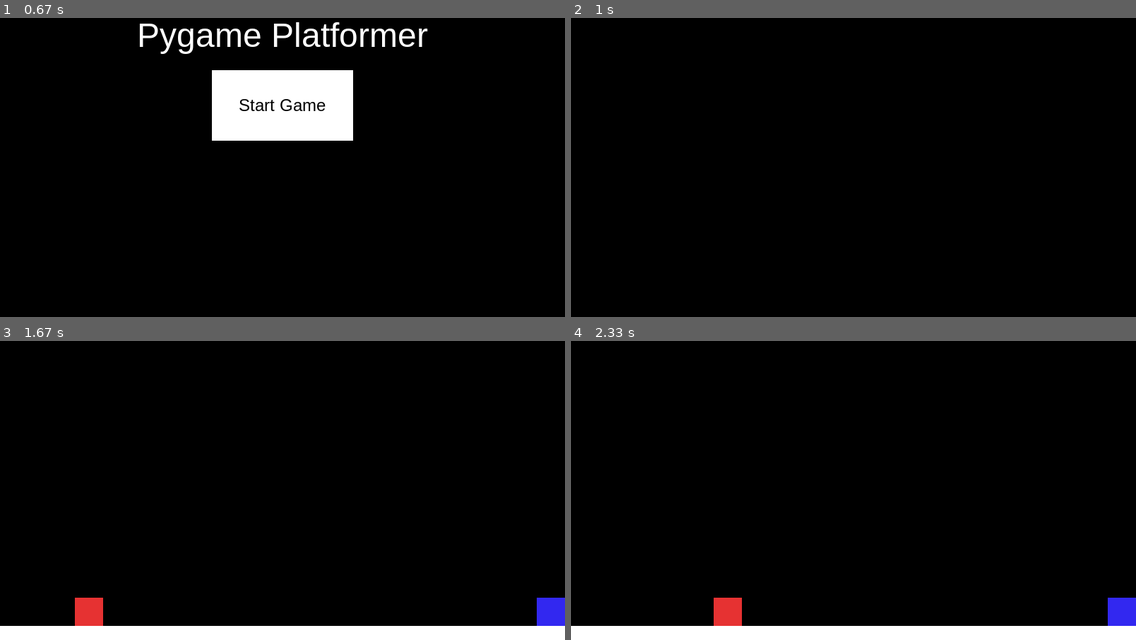
Above: before the commit, frames 1-4 (two rows, left to right).
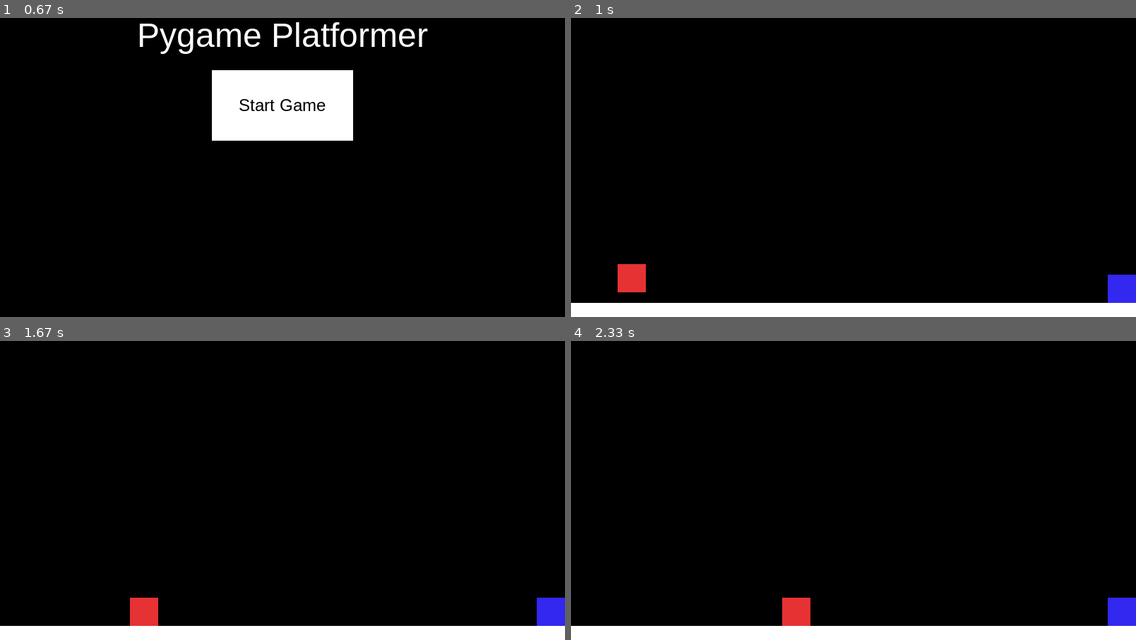
Above: after the commit, the same moments.

Repository: PhantomShift/pygame-platformer
Game: pygame game, started from src/main.py
Same seed, same stepped clock (60 frames per second), same inputs: the game is played once before the commit and once after it.
Inputs (mouse positions are in pixels of both pictures, inside the frame that each line leads up to):
- Up to frame 1 (0.67 s): click "Start Game" at 0.38 s
- Up to frame 2 (1 s): hold D from 0.67 s (still down); move the mouse to (830, 125) at 0.7 s
- Up to frame 3 (1.67 s): release D at 1.13 s; hold D 1.17-1.63 s
- Up to frame 4 (2.33 s): hold A 1.67-2.2 s; hold A from 2.23 s (still down)

Frame 1 is identical in both runs. In frame 2, 5.7% of the frame differs, in the area x 0-100%, y 82-100%; in frame 3, 0.9%; in frame 4, 0.9%.

Commit message:
Level uses list instead of dict, added drawables

Diff:
--- a/src/level_manager.py
+++ b/src/level_manager.py
@@ -8,25 +8,32 @@
 CURRENT_LEVEL = None
 on_level_changed = BindableEvent.new()
 class LevelObject:
-    def __init__(self, player: Player, objects: dict):
+    def __init__(self, player: Player, objects: list[object], drawables: list[object]):
         self.player = player
-        self.objects = objects
+        self.objects = list(objects)
+        self.drawables = list(drawables)
 
 class Level:
     def __init__(self, start_x, start_y):
         self.start_x = start_x
         self.start_y = start_y
-        self.objects = {}
+        self.objects = []
+        self.drawables = []
 
     def load(self) -> LevelObject:
-        return LevelObject(Player(self.objects, self.start_x, self.start_y), self.objects)
+        return LevelObject(Player(self.objects, self.start_x, self.start_y), self.objects, self.drawables)
 
     def add_object(self, obj):
-        self.objects[obj] = True
+        self.objects.append(obj)
+        self.drawables.append(obj)
 
     def add_rect(self, x, y, w, h):
         rect = geometry.Rectangle(x, y, w, h)
-        self.objects[rect] = True
+        self.objects.append(rect)
+        self.drawables.append(rect)
+
+    def add_drawable(self, drawable):
+        self.drawables.append(drawable)
 
 def change_level(new_level: Level):
     print("Hey level should be changed?")
--- a/src/main.py
+++ b/src/main.py
@@ -34,8 +34,8 @@
         self.player: game_objects.Player = None
 
     def level_changed(self, new_level: level_manager.LevelObject):
-        self.objects = list(new_level.objects.keys())
-        self.drawables = list(new_level.objects.keys())
+        self.objects = new_level.objects
+        self.drawables = new_level.drawables
         print(self.objects)
         if isinstance(self.player, game_objects.Player):
             self.player.connection_on_died.disconnect()
